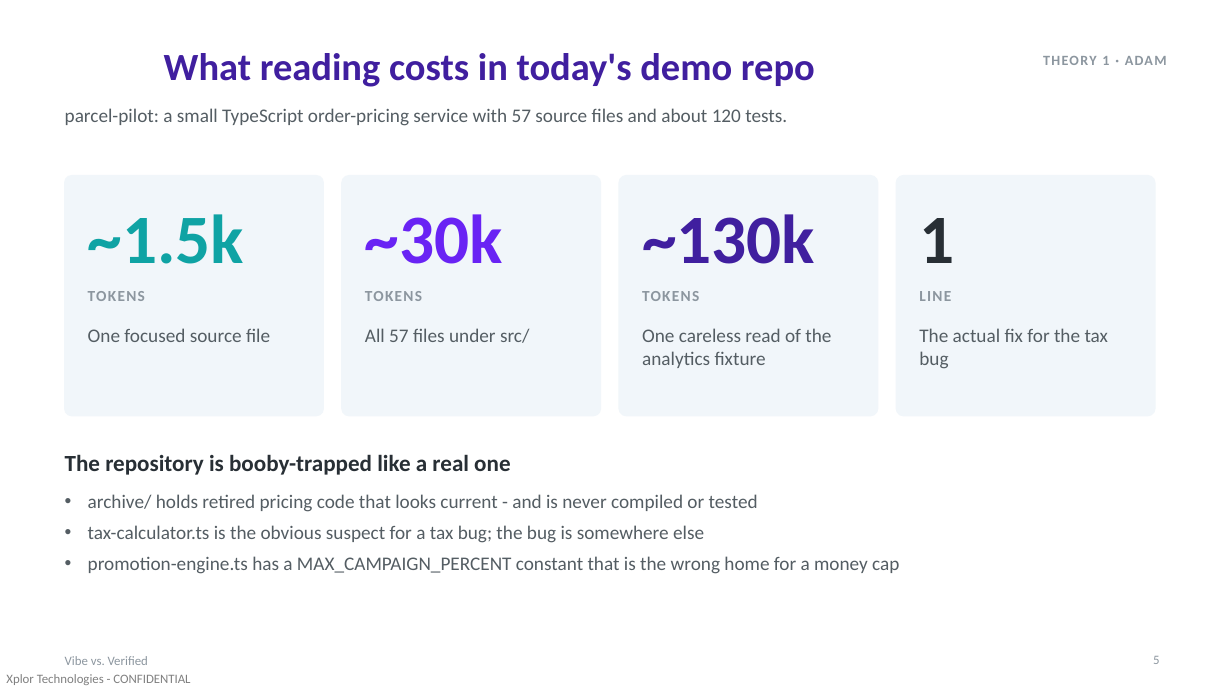
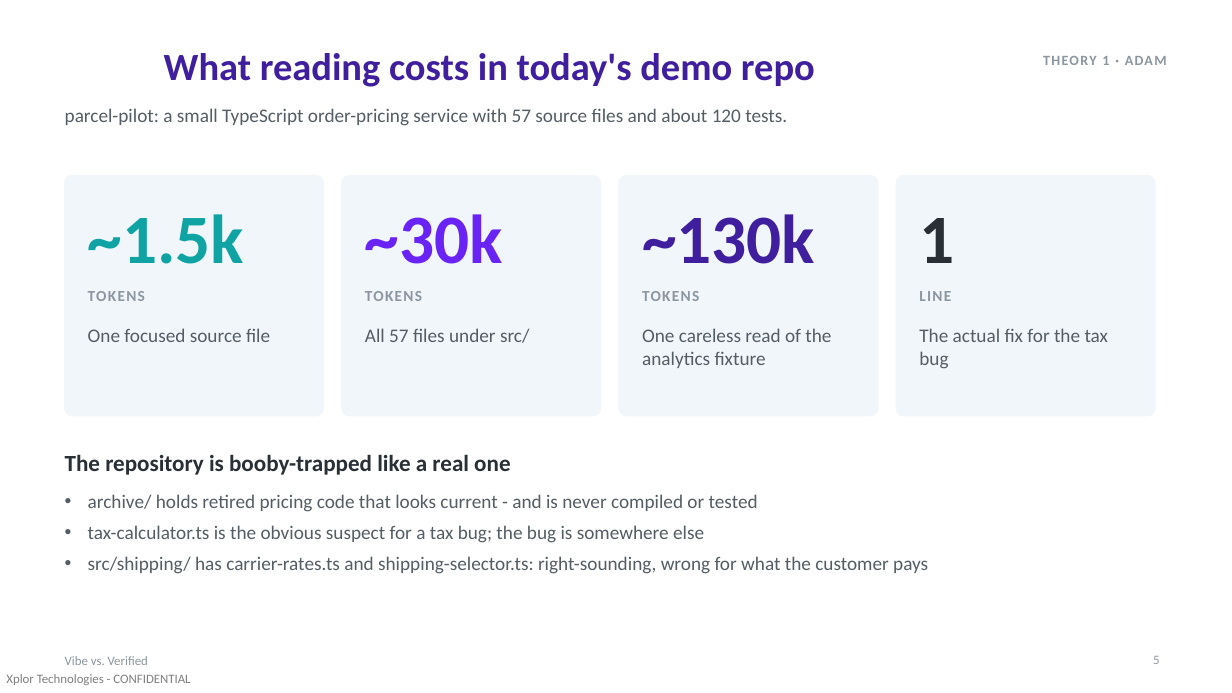
Before and after one commit to AdamMiddendorf/token-efficiency-demo, a slide deck: slide 5 of presentation/vibe-vs-verified.pptx. Drawn at 1232x693 pixels with LibreOffice and Linux fonts; fonts in the diff are those of the drawing. Boxes give left, top, right and bottom in pixels: in the first picture for what was removed or moved away, otherwise in the second. Text is boxed around its words. In the diff, an @@ line names an element or a change of style, - is before the commit and + after.

```diff
--- a/presentation/vibe-vs-verified.pptx
+++ b/presentation/vibe-vs-verified.pptx
@@ text at (88,556,928,574): text changed @@
-• promotion-engine.ts has a MAX_CAMPAIGN_PERCENT constant that is the wrong home for a money cap
+• src/shipping/ has carrier-rates.ts and shipping-selector.ts: right-sounding, wrong for what the customer pays
```
Also in this commit, not shown: 8 other slides changed, 9 other files.
